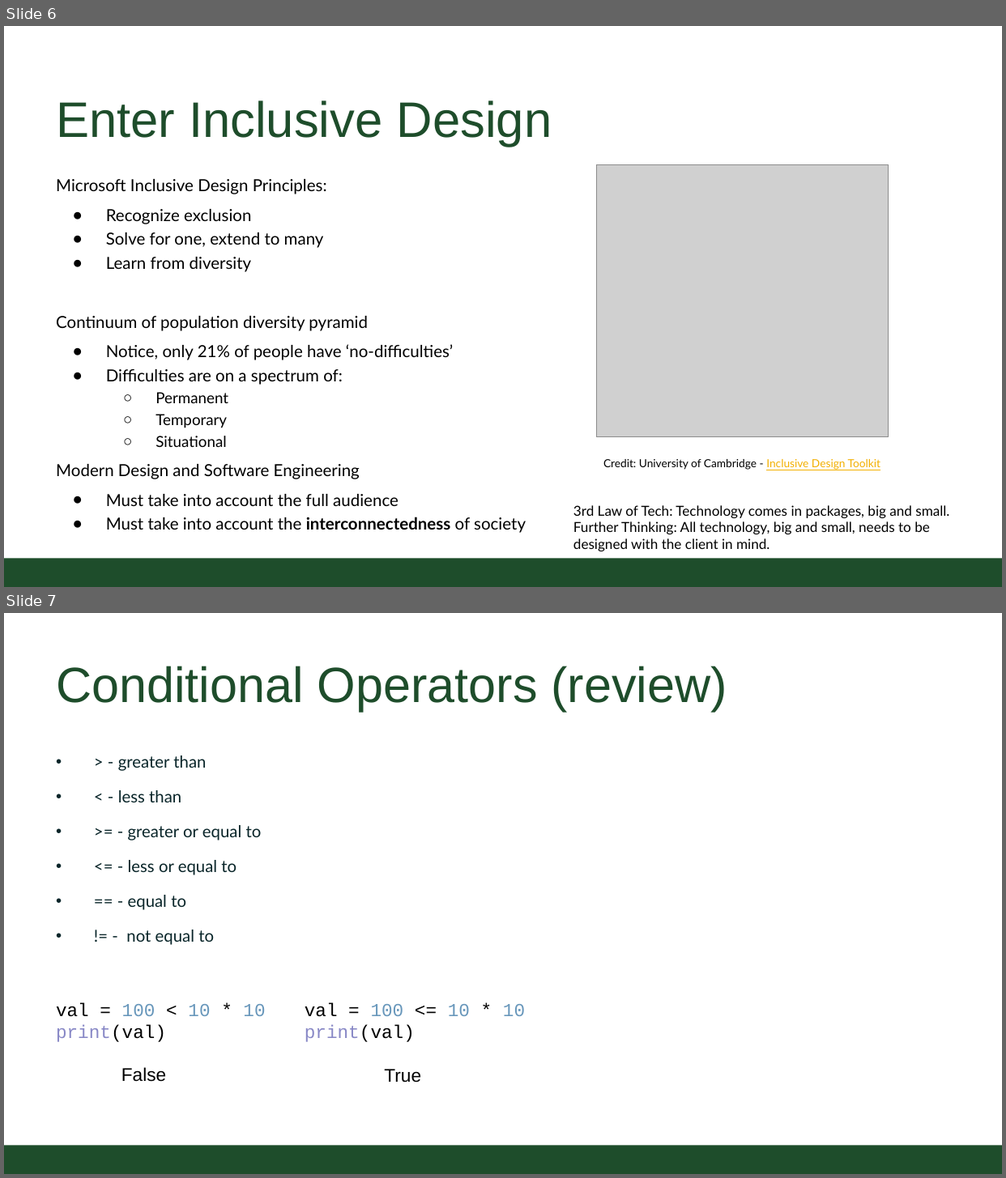
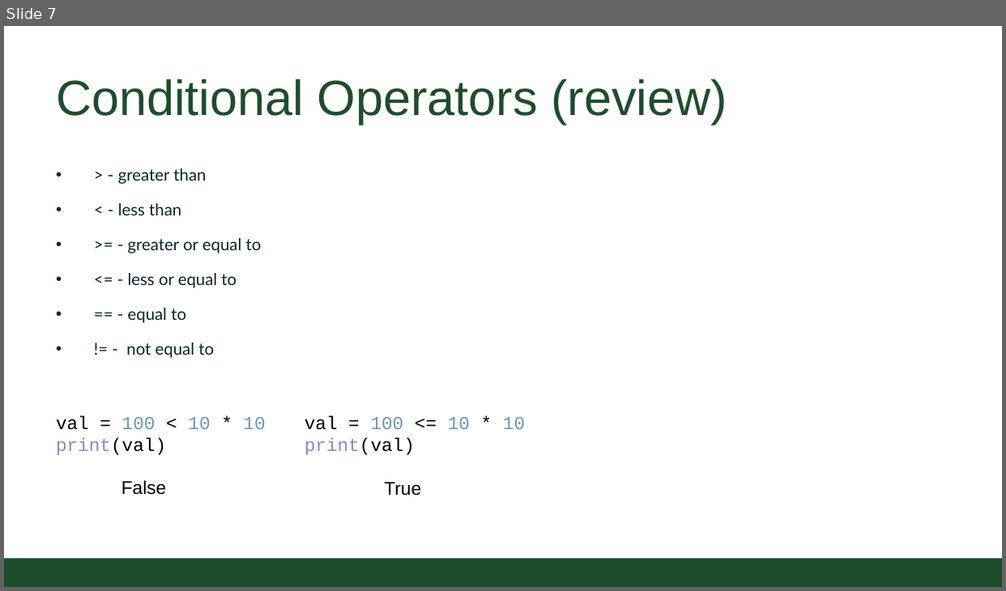
Before and after one commit to CSU-CS150B/handouts, a slide deck: Slides/On-Campus/05_02_unconciousBias_Logic.pptx. Shown one above the other, each under a label of ours: slides 6 and 7 before the commit, slide 7 after it. The pictures are 1006x1178 and 1006x591 pixels, drawn with LibreOffice and Linux fonts; fonts in the diff are those of the drawing; grey boxes stand for pictures; background and template pictures are left out. Boxes give left, top, right and bottom in pixels: in the first picture for what was removed or moved away, otherwise in the second. Text is boxed around its words. In the diff, an @@ line names an element or a change of style, - is before the commit and + after.

```diff
--- a/Slides/On-Campus/05_02_unconciousBias_Logic.pptx
+++ b/Slides/On-Campus/05_02_unconciousBias_Logic.pptx
@@ slide 6 removed at (4,26,1002,587), background #FFFFFF @@
@@ title removed at (56,101,552,146) @@
-Enter Inclusive Design
@@ picture removed at (596,165,889,437) @@
@@ text removed at (56,179,526,533) @@
-Microsoft Inclusive Design Principles:
-● Recognize exclusion
-● Solve for one, extend to many
-● Learn from diversity
-Continuum of population diversity pyramid
-● Notice, only 21% of people have ‘no-difficulties’
-● Difficulties are on a spectrum of:
-  ○ Permanent
-  ○ Temporary
-  ○ Situational
-Modern Design and Software Engineering
-● Must take into account the full audience
-● Must take into account the interconnectedness of society
@@ text removed at (603,459,880,470) @@
-Credit: University of Cambridge - Inclusive Design Toolkit
@@ text removed at (573,506,949,552) @@
-3rd Law of Tech: Technology comes in packages, big and small.
-Further Thinking: All technology, big and small, needs to be designed with the client in mind.
@@ rectangle removed at (4,558,1002,587) @@
```
Also in this commit, not shown: 2 slides changed, 2 slides added, 1 other slide removed, 2 other files.
